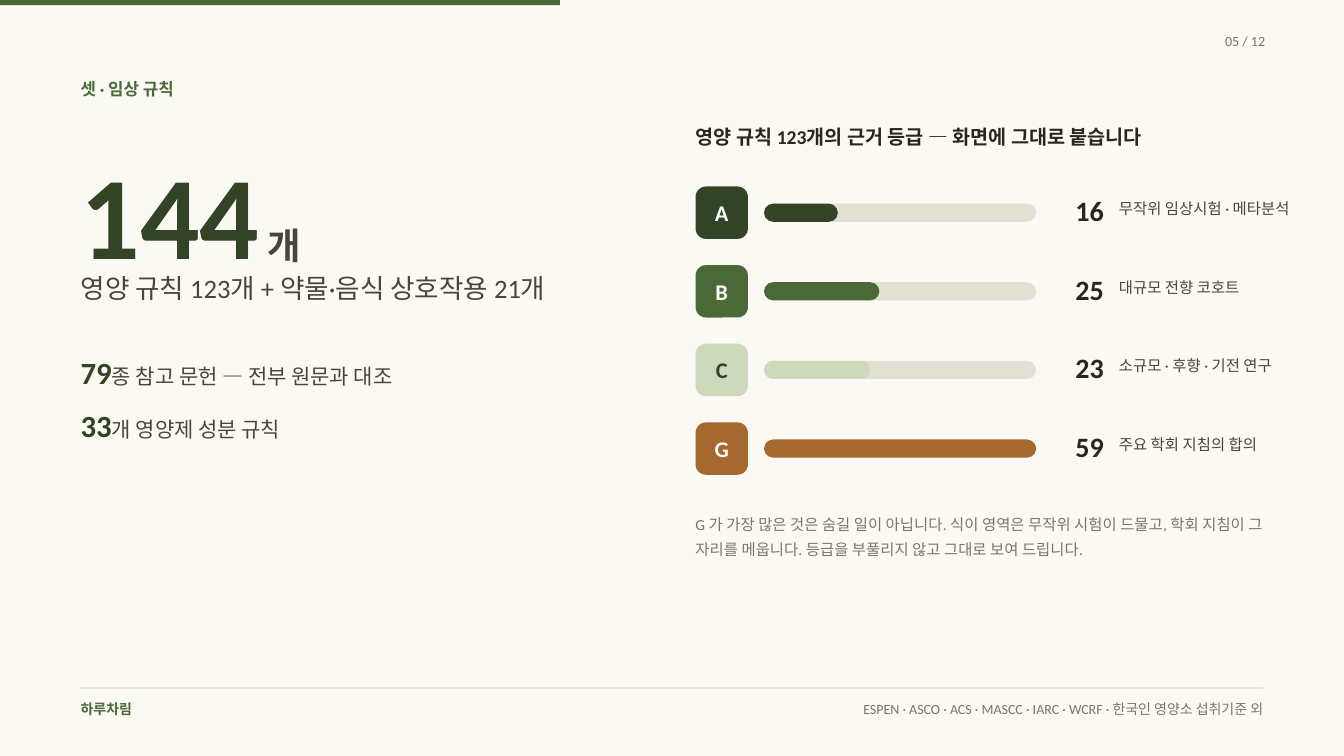
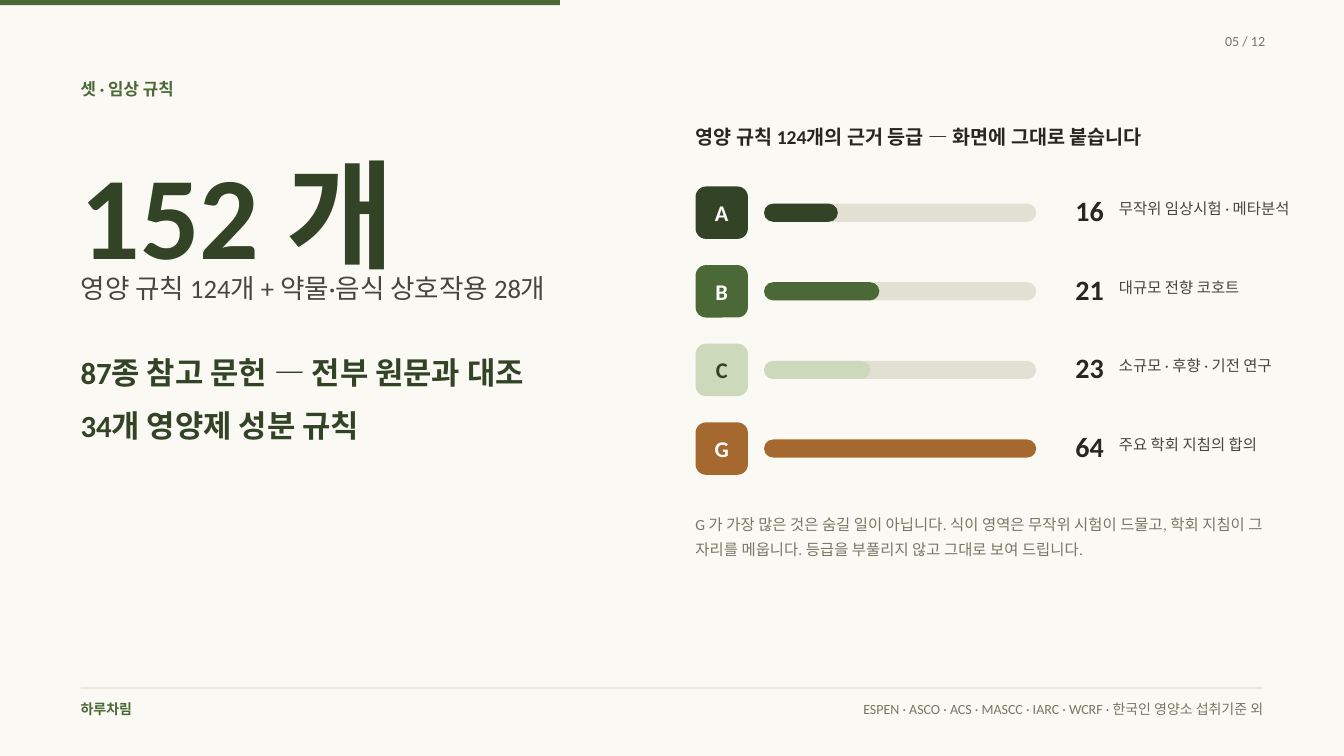
Before and after one commit to rohkwangwon-lang/harucharim-app, a slide deck: slide 5 of docs/홍보/하루차림-발표.pptx. Drawn at 1344x756 pixels with LibreOffice and Linux fonts; fonts in the diff are those of the drawing. Boxes give left, top, right and bottom in pixels: in the first picture for what was removed or moved away, otherwise in the second. Text is boxed around its words. In the diff, an @@ line names an element or a change of style, - is before the commit and + after.

```diff
--- a/docs/홍보/하루차림-발표.pptx
+++ b/docs/홍보/하루차림-발표.pptx
@@ text at [695, 127, 1142, 146]: text changed @@
-영양 규칙 123개의 근거 등급 — 화면에 그대로 붙습니다
+영양 규칙 124개의 근거 등급 — 화면에 그대로 붙습니다
@@ text at [81, 160, 394, 288]: text changed @@
-144 개
+152 개
@@ text at [81, 276, 545, 300]: text changed @@
-영양 규칙 123개 + 약물·음식 상호작용 21개
+영양 규칙 124개 + 약물·음식 상호작용 28개
@@ text at [1075, 281, 1103, 300]: text changed @@
-25
+21
@@ text at [81, 358, 524, 440]: text changed; size 15 to 22 pt; text colour #48453C to #324326; bold on @@
-79종 참고 문헌 — 전부 원문과 대조
-33개 영양제 성분 규칙
+87종 참고 문헌 — 전부 원문과 대조
+34개 영양제 성분 규칙
@@ text at [1075, 438, 1103, 457]: text changed @@
-59
+64
```
Also in this commit, not shown: 1 other slide changed, 59 other files.
